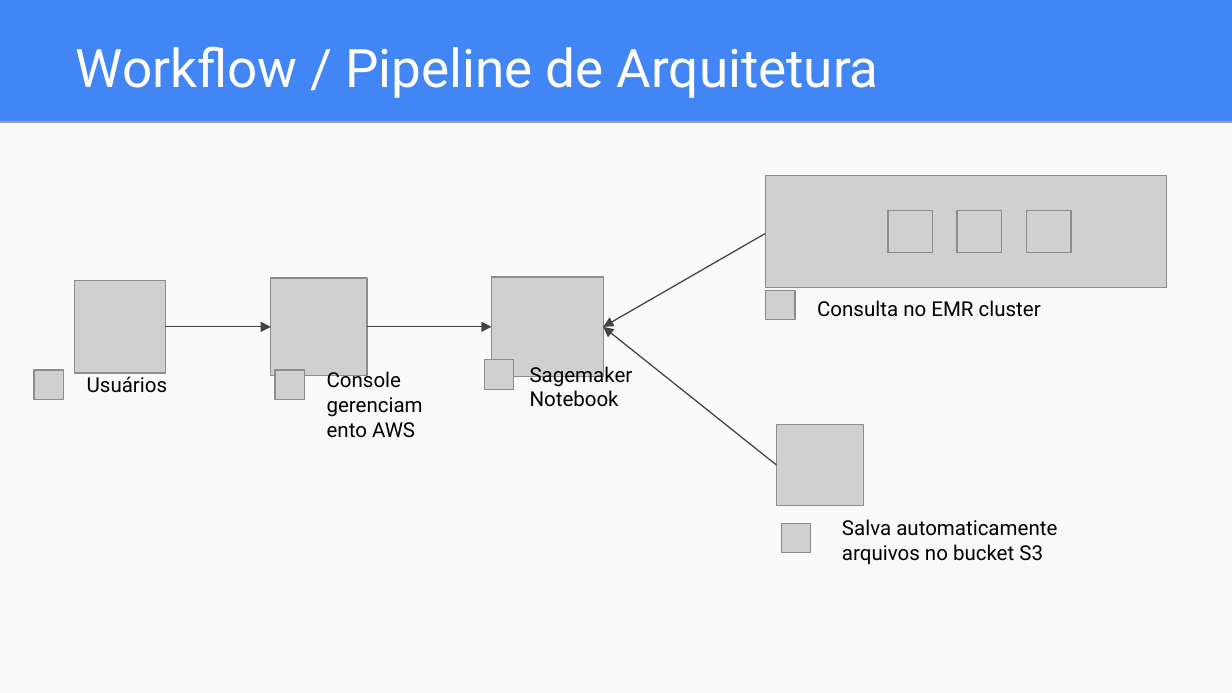
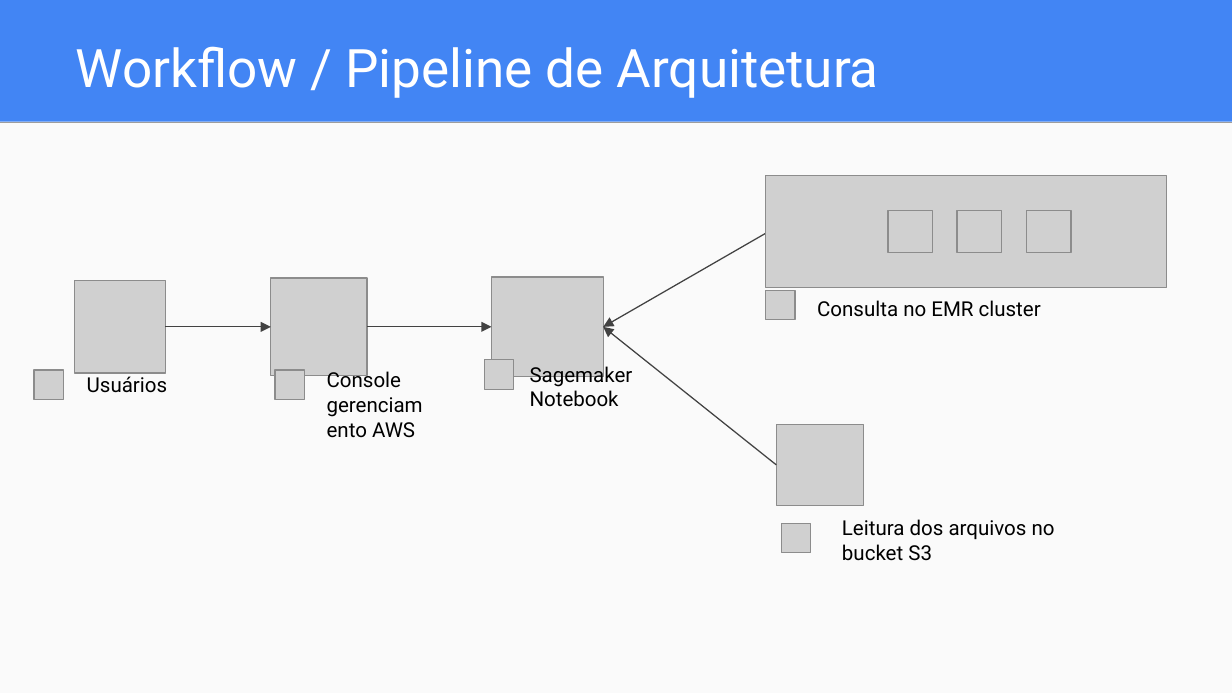
Before and after one commit to dwelcaslu/IFSP-Projeto-Interdisciplinar-2021.02, a slide deck: slide 15 of reports/Apresentação - Projeto Interdisciplinar.pptx (slide 6 before the commit). Drawn at 1232x693 pixels with LibreOffice and Linux fonts; fonts in the diff are those of the drawing; grey boxes stand for pictures. Boxes give left, top, right and bottom in pixels: in the first picture for what was removed or moved away, otherwise in the second. Text is boxed around its words. In the diff, an @@ line names an element or a change of style, - is before the commit and + after.

```diff
--- a/reports/Apresentação - Projeto Interdisciplinar.pptx
+++ b/reports/Apresentação - Projeto Interdisciplinar.pptx
@@ text at box(842, 519, 1055, 561): text changed @@
-Salva automaticamente arquivos no bucket S3
+Leitura dos arquivos no bucket S3
```
Also in this commit, not shown: 8 other slides changed, 15 slides added, 9 slides removed, 2 other files.
